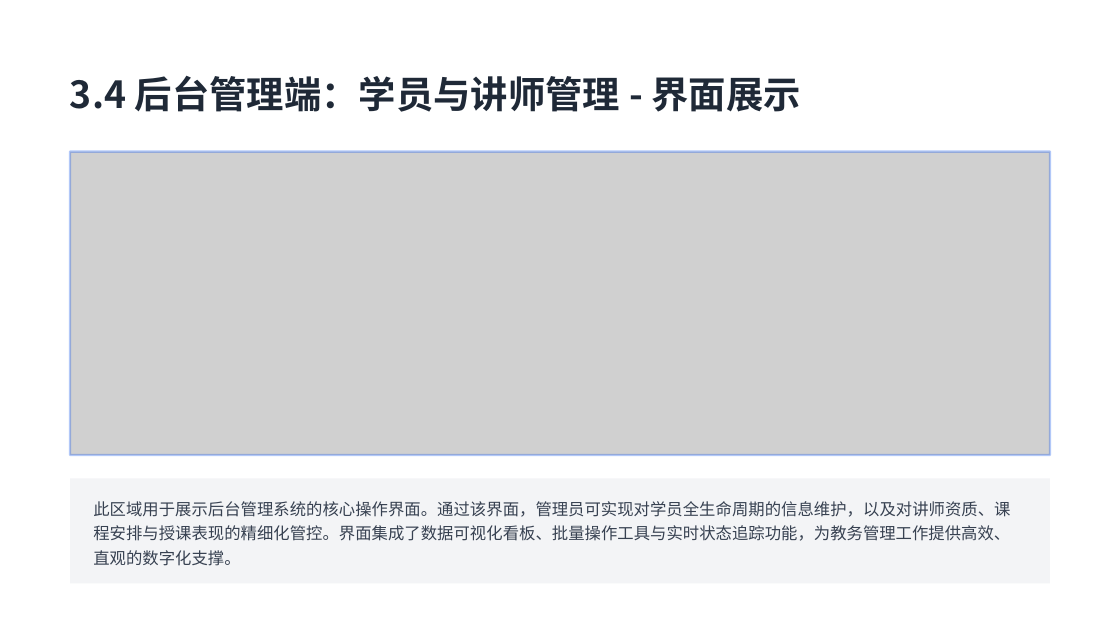
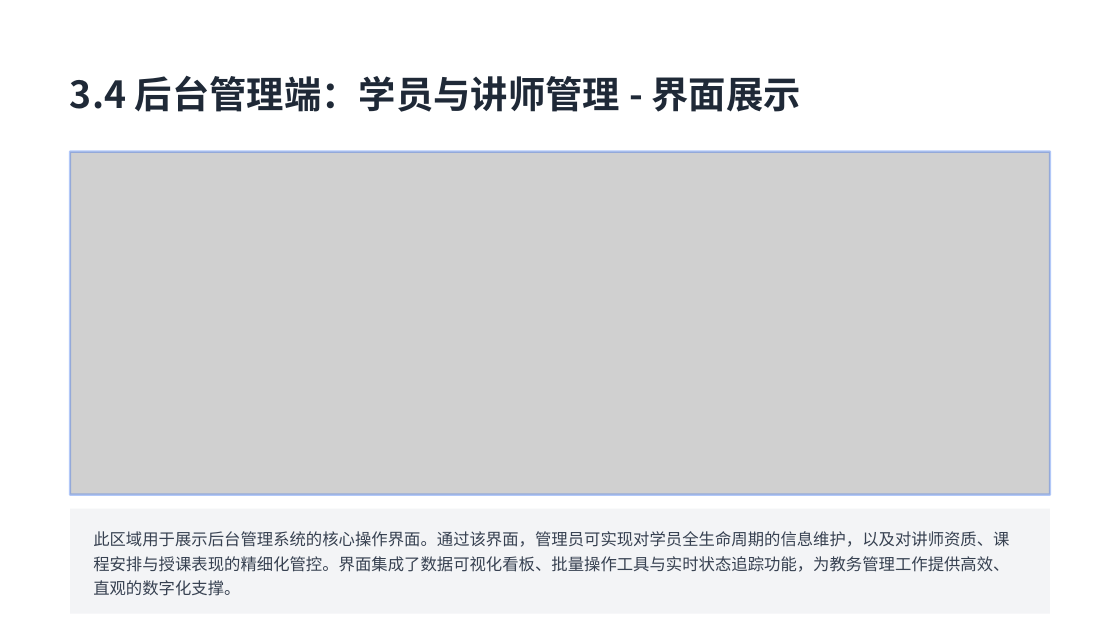
Before and after one commit to user007a/project, a slide deck: slide 21 of pro_sanzhutraining/docs/项目建设方案.pptx. Drawn at 1120x630 pixels with LibreOffice and Linux fonts; fonts in the diff are those of the drawing; grey boxes stand for pictures. Boxes give left, top, right and bottom in pixels: in the first picture for what was removed or moved away, otherwise in the second. Text is boxed around its words. In the diff, an @@ line names an element or a change of style, - is before the commit and + after.

```diff
--- a/pro_sanzhutraining/docs/项目建设方案.pptx
+++ b/pro_sanzhutraining/docs/项目建设方案.pptx
@@ picture: place and size @@
-picture at [70, 152, 1050, 455]
+picture at [70, 152, 1050, 495]
@@ rounded rectangle: place and size @@
-rounded rectangle at [70, 478, 1050, 583]
+rounded rectangle at [70, 509, 1050, 614]
@@ text "此区域用于展示后台管理系统的核心操作界面。通过该界面，管理员可实现对学员全生命周期的信息维护，以及对讲师资质、课程安排与 ...": place and size @@
-text "此区域用于展示后台管理系统的核心操作界面。通过该界面，管理员可实现对学员全生命周期的信息维护，以及对讲师资质、课程安排与 ..." at [93, 501, 1010, 566]
+text "此区域用于展示后台管理系统的核心操作界面。通过该界面，管理员可实现对学员全生命周期的信息维护，以及对讲师资质、课程安排与 ..." at [93, 531, 1009, 596]
```
Also in this commit, not shown: 4 other slides changed, 16 other files.
